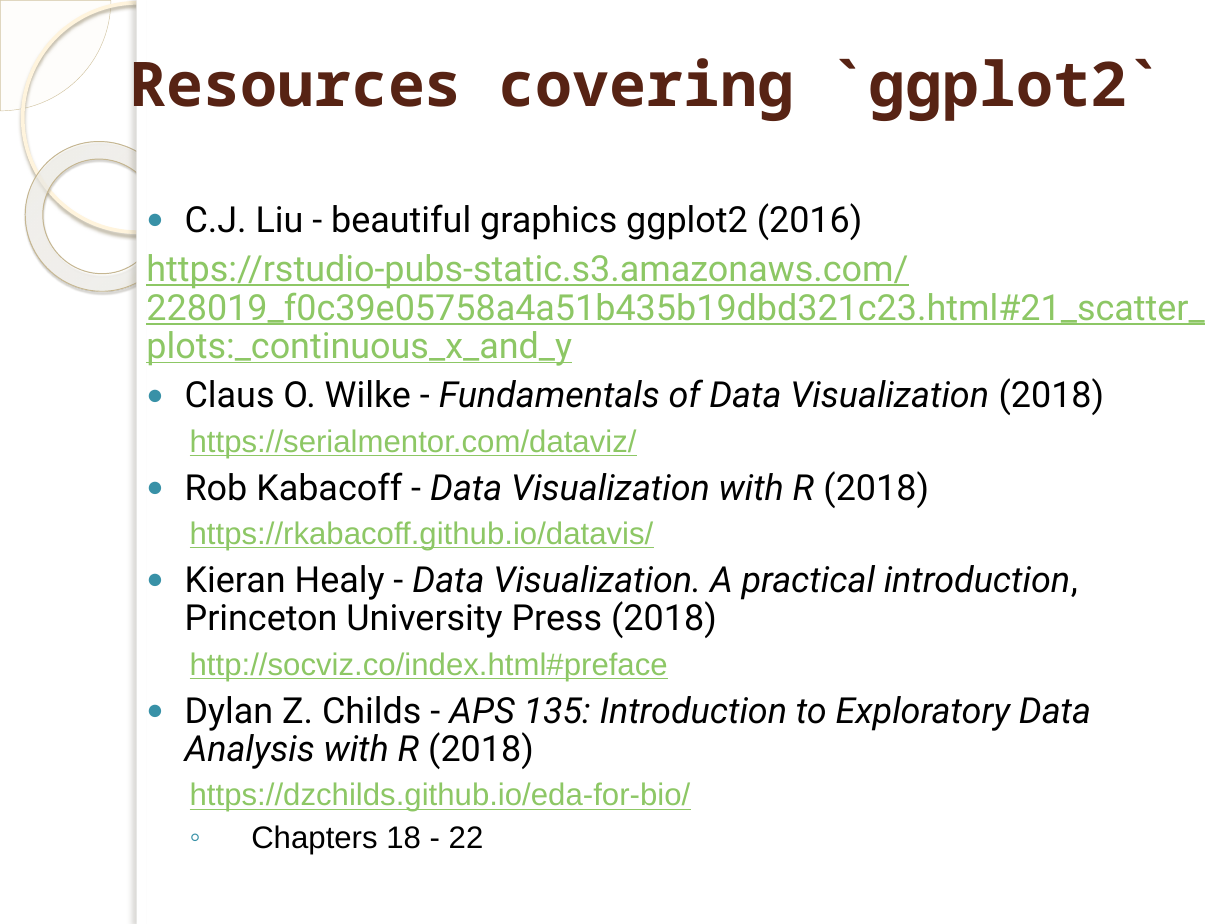
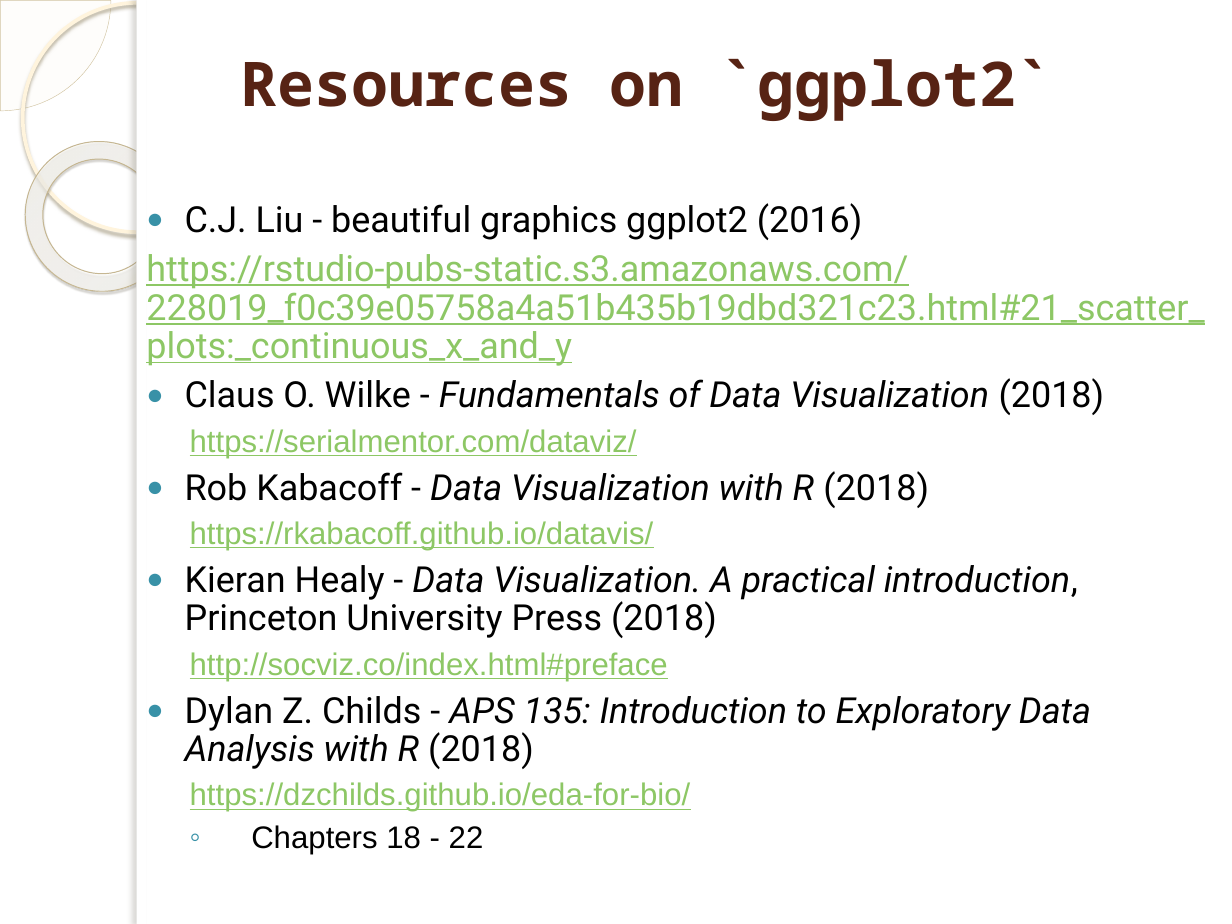
Before and after one commit to marinfotache/Data-Processing-Analysis-Science-with-R, a slide deck: slide 5 of 08 Data Visualization with -mostly- ggplot2/08_ggplot2.pptx. Drawn at 1232x924 pixels with LibreOffice and Linux fonts; fonts in the diff are those of the drawing; background and template pictures are left out. Boxes give left, top, right and bottom in pixels: in the first picture for what was removed or moved away, otherwise in the second. Text is boxed around its words. In the diff, an @@ line names an element or a change of style, - is before the commit and + after.

```diff
--- a/08 Data Visualization with -mostly- ggplot2/08_ggplot2.pptx
+++ b/08 Data Visualization with -mostly- ggplot2/08_ggplot2.pptx
@@ title at [240,58,1054,121]: text changed @@
-Resources covering `ggplot2`
+Resources on `ggplot2`
```
Also in this commit, not shown: 3 slides added, 5 slides removed, 3 other files.
